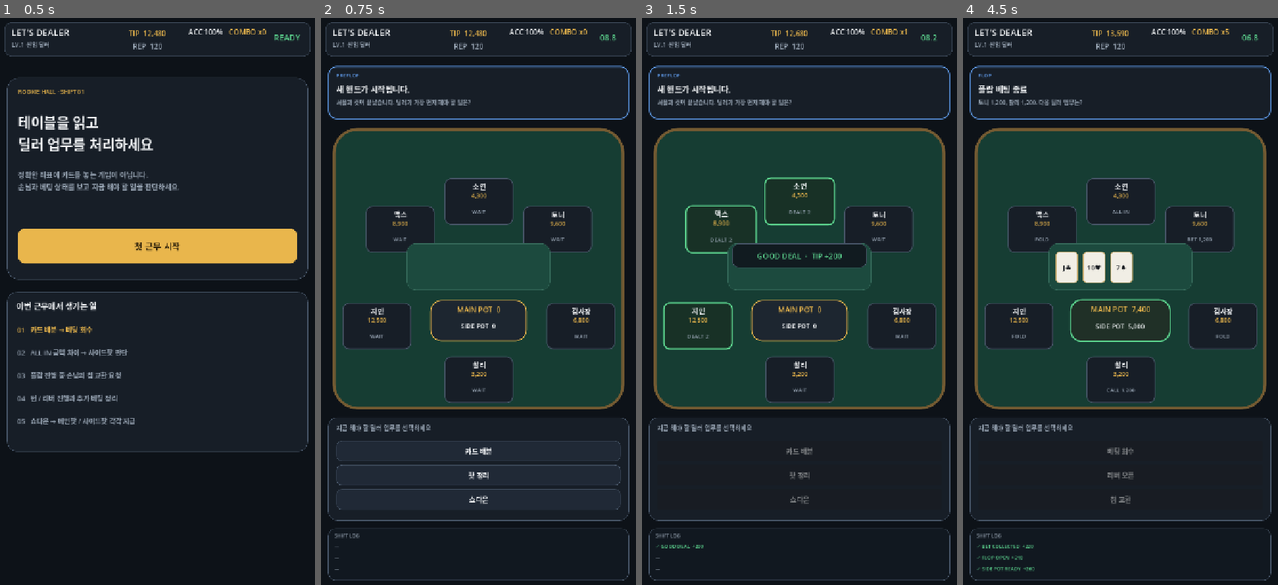
Above: before the commit, frames 1-4 (left to right).
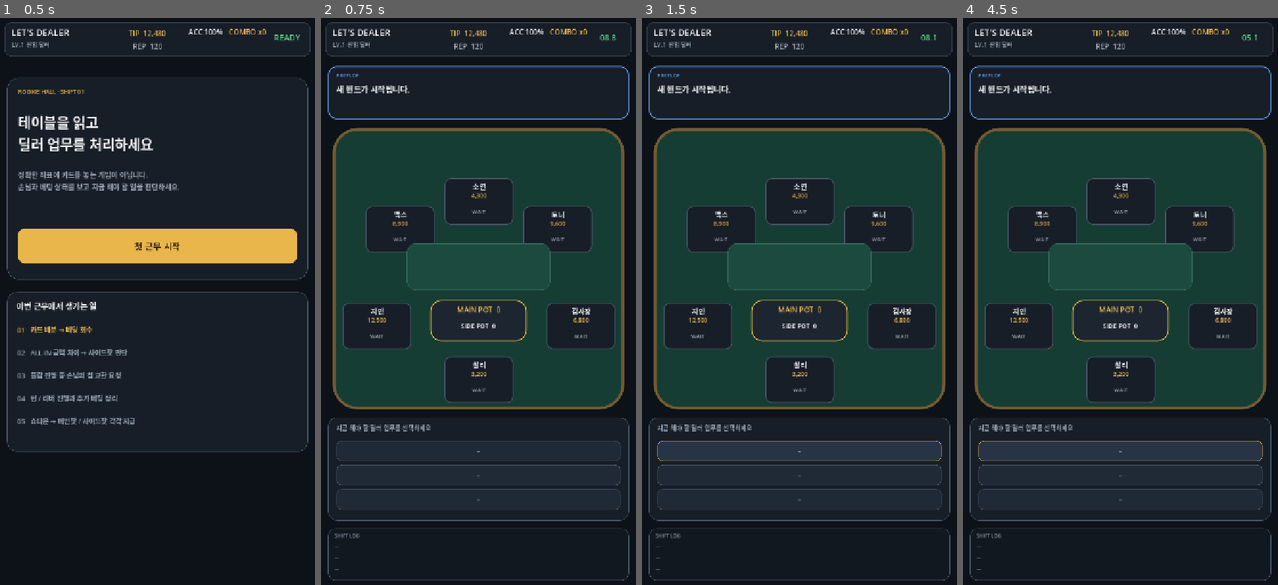
Above: after the commit, the same moments.

Repository: Queenrain9/lets-dealer
Game: Godot game, scene res://scenes/main.tscn
Same seed, same stepped clock (60 frames per second), same inputs: the game is played once before the commit and once after it.
Inputs (mouse positions are in pixels of both pictures, inside the frame that each line leads up to):
- Up to frame 1 (0.5 s): no input
- Up to frame 2 (0.75 s): click "첫 근무 시작" at 0.5 s
- Up to frame 3 (1.5 s): click (799, 448) at 1.25 s, where only the run before the commit has a clickable "카드 배분"
- Up to frame 4 (4.5 s): click (1120, 448) at 2 s, where only the run before the commit has a clickable "베팅 회수"; click (1120, 448) at 2.75 s, where only the run before the commit has a clickable "사이드팟 분리"; click (1120, 448) at 3.5 s, where only the run before the commit has a clickable "번 + 플랍 오픈"; click (1120, 448) at 4.25 s, where only the run after the commit has a clickable "-"

Frame 1 is identical in both runs. In frame 2, 0.5% of the frame differs, in the area x 5-55%, y 14-86%; in frame 3, 6.7%, in the area x 4-96%, y 1-94%; in frame 4, 6.3%.
Error after the commit: Invalid access to property or key 'prompt' on a base object of type 'RefCounted (DealerTask)'. (res://scripts/gameplay/main_game.gd:652)

Commit message:
Make dealer tasks invisible runtime work items

Diff:
--- a/scripts/core/dealer_task.gd
+++ b/scripts/core/dealer_task.gd
@@ -4,13 +4,12 @@
 var id: String = ""
 var phase: String = ""
 var headline: String = ""
-var prompt: String = ""
-var choices: Array[String] = []
-var correct_index: int = 0
+var event_text: String = ""
 var time_limit: float = 10.0
 var base_tip: int = 100
-var action_kind: String = ""
+var expected_action: String = ""
 var success_text: String = ""
+var target_seat: int = -1
 var state: Dictionary = {}
 
 
@@ -18,16 +17,12 @@
 	id = String(data.get("id", "task"))
 	phase = String(data.get("phase", "TABLE"))
 	headline = String(data.get("headline", ""))
-	prompt = String(data.get("prompt", ""))
-	correct_index = int(data.get("correct_index", 0))
+	event_text = String(data.get("event_text", ""))
 	time_limit = float(data.get("time_limit", 10.0))
 	base_tip = int(data.get("base_tip", 100))
-	action_kind = String(data.get("action_kind", ""))
+	expected_action = String(data.get("expected_action", ""))
 	success_text = String(data.get("success_text", "정확한 처리"))
-	var raw_choices: Variant = data.get("choices", [])
-	if raw_choices is Array:
-		for item: Variant in raw_choices:
-			choices.append(String(item))
+	target_seat = int(data.get("target_seat", -1))
 	var raw_state: Variant = data.get("state", {})
 	if raw_state is Dictionary:
 		state = (raw_state as Dictionary).duplicate(true)
